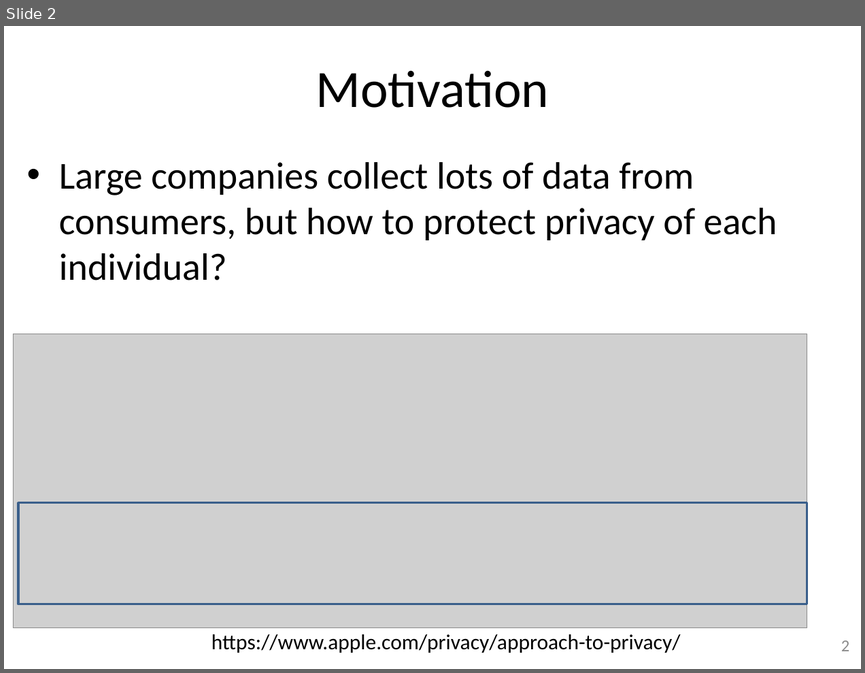
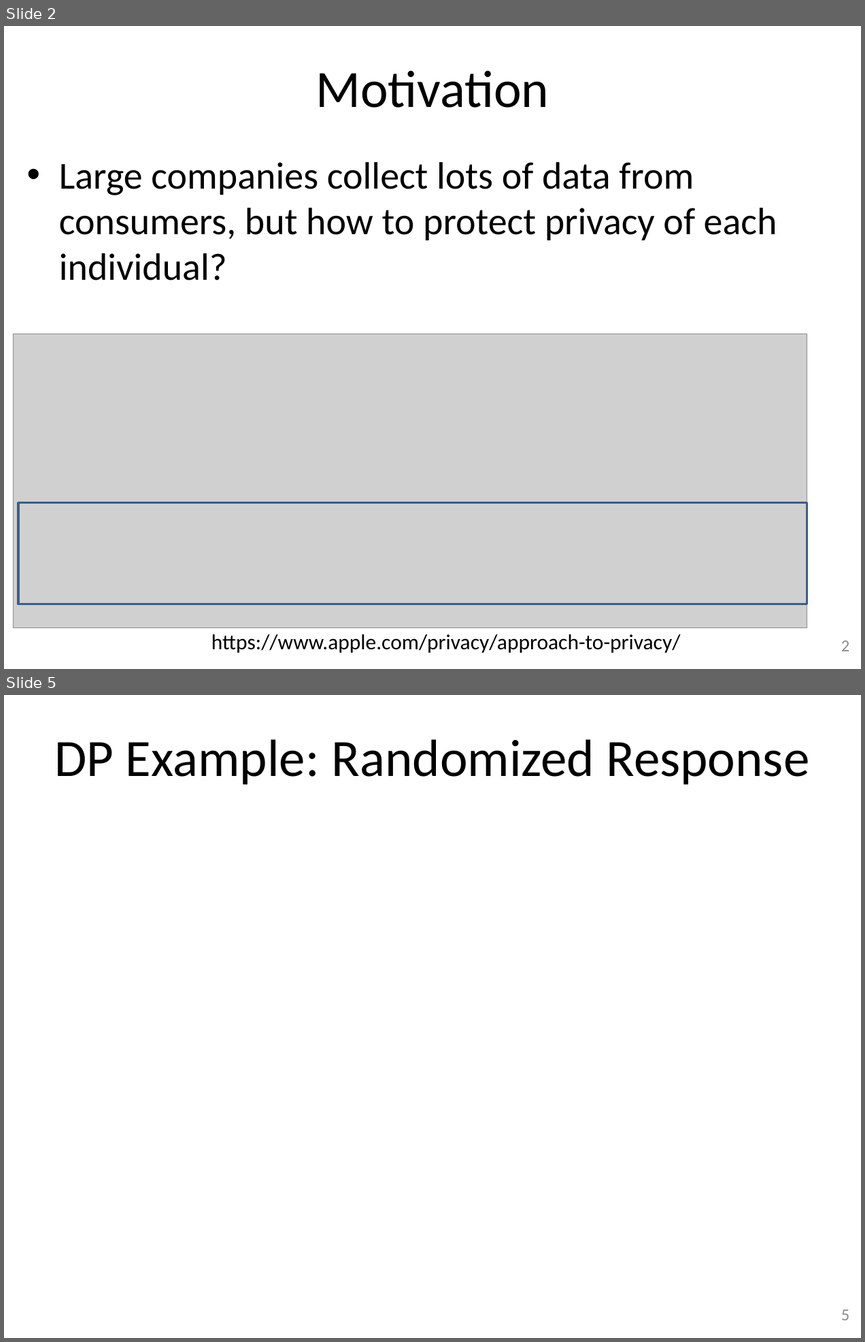
Before and after one commit to gulaoshi/gu.github.io, a slide deck: AdvOS/PPT+papers/Gu-DiffPriv.pptx. Shown one above the other, each under a label of ours: slide 2 before the commit, slides 2 and 5 after it; the slides between them are not shown. The pictures are 865x673 and 865x1342 pixels, drawn with LibreOffice and Linux fonts; fonts in the diff are those of the drawing; grey boxes stand for pictures; background and template pictures are left out. Boxes give left, top, right and bottom in pixels: in the first picture for what was removed or moved away, otherwise in the second. Text is boxed around its words. In the diff, an @@ line names an element or a change of style, - is before the commit and + after.

```diff
--- a/AdvOS/PPT+papers/Gu-DiffPriv.pptx
+++ b/AdvOS/PPT+papers/Gu-DiffPriv.pptx
@@ slide 5 added at <box>4,695,861,1338</box>, background #FFFFFF; not listed: 1 template element that a slide beside it also shows @@
@@ title added at <box>54,739,810,785</box>, 44 pt, text #000000 @@
+DP Example: Randomized Response
```
Also in this commit, not shown: 6 slides changed, 6 other slides added, 1 slide removed.
